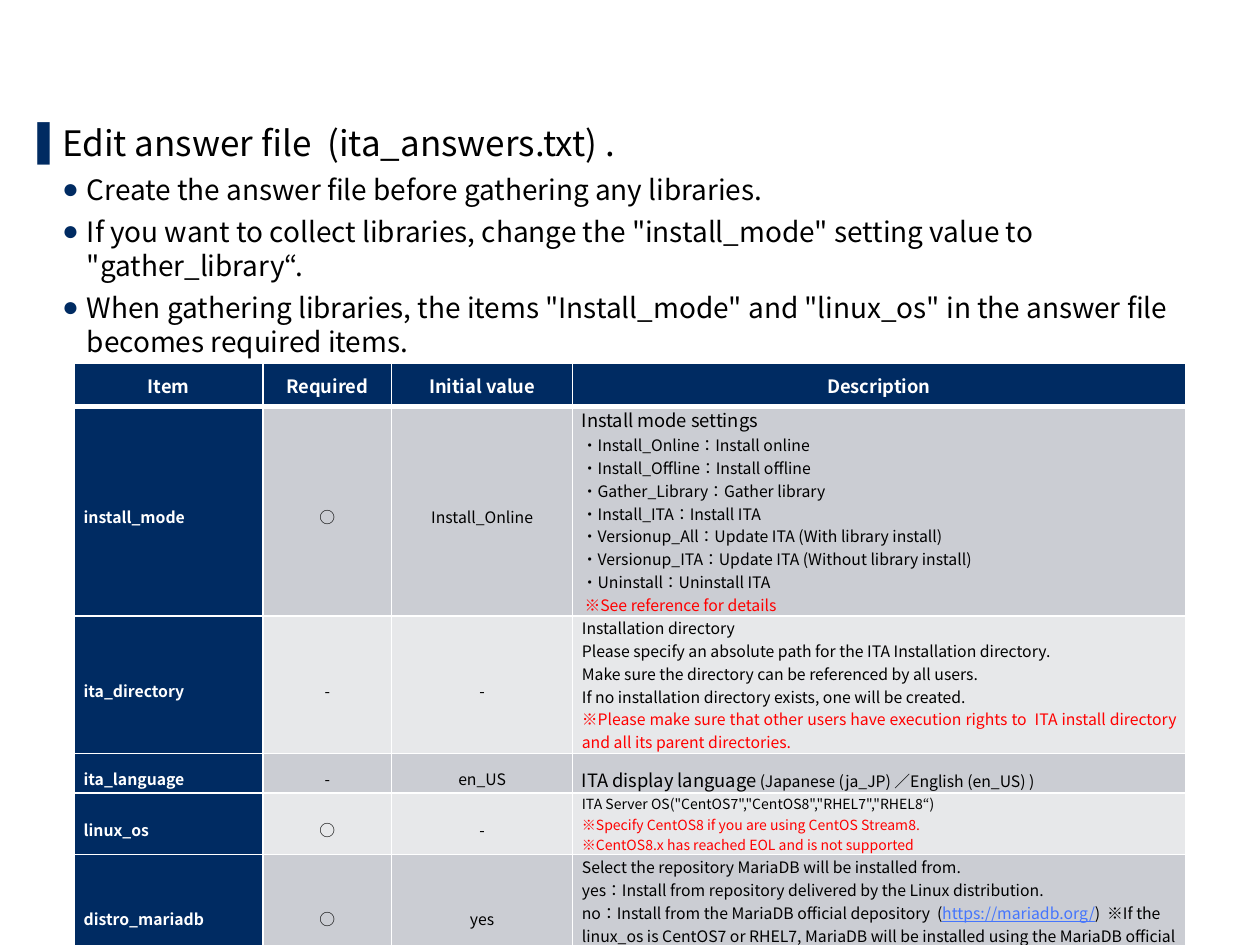
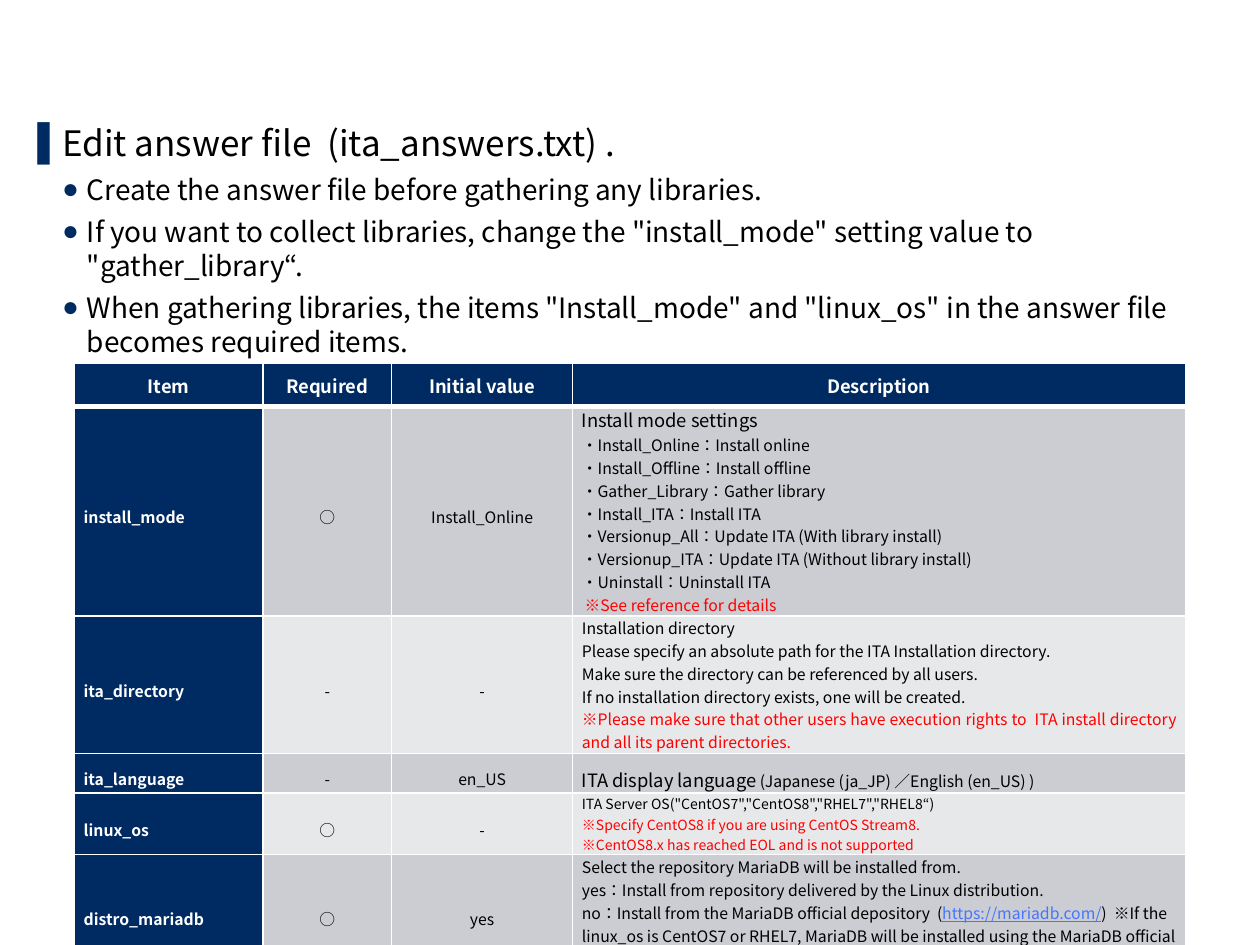
Before and after one commit to exastro-suite/it-automation-docs, a slide deck: slide 16 of asset/Learn/ITA-offline-install.pptx. Drawn at 1260x945 pixels with LibreOffice and Linux fonts; fonts in the diff are those of the drawing; background and template pictures are left out. Boxes give left, top, right and bottom in pixels: in the first picture for what was removed or moved away, otherwise in the second. Text is boxed around its words. In the diff, an @@ line names an element or a change of style, - is before the commit and + after.

```diff
--- a/asset/Learn/ITA-offline-install.pptx
+++ b/asset/Learn/ITA-offline-install.pptx
@@ table at <box>74,363,1186,945</box> @@
-row 6, column 4: Select the repository MariaDB will be installed from. / yes：Install from repository delivered by the Linux distribution. no：Install from the MariaDB official depository (https://mariadb.org/) ※If the linux_os is CentOS7 or RHEL7, MariaDB will be installed using the MariaDB official repository (https://mariadb.org/) regardless of the user settings.
+row 6, column 4: Select the repository MariaDB will be installed from. / yes：Install from repository delivered by the Linux distribution. no：Install from the MariaDB official depository (https://mariadb.com/) ※If the linux_os is CentOS7 or RHEL7, MariaDB will be installed using the MariaDB official repository (https://mariadb.com/) regardless of the user settings.
```
Also in this commit, not shown: 3 other files.
